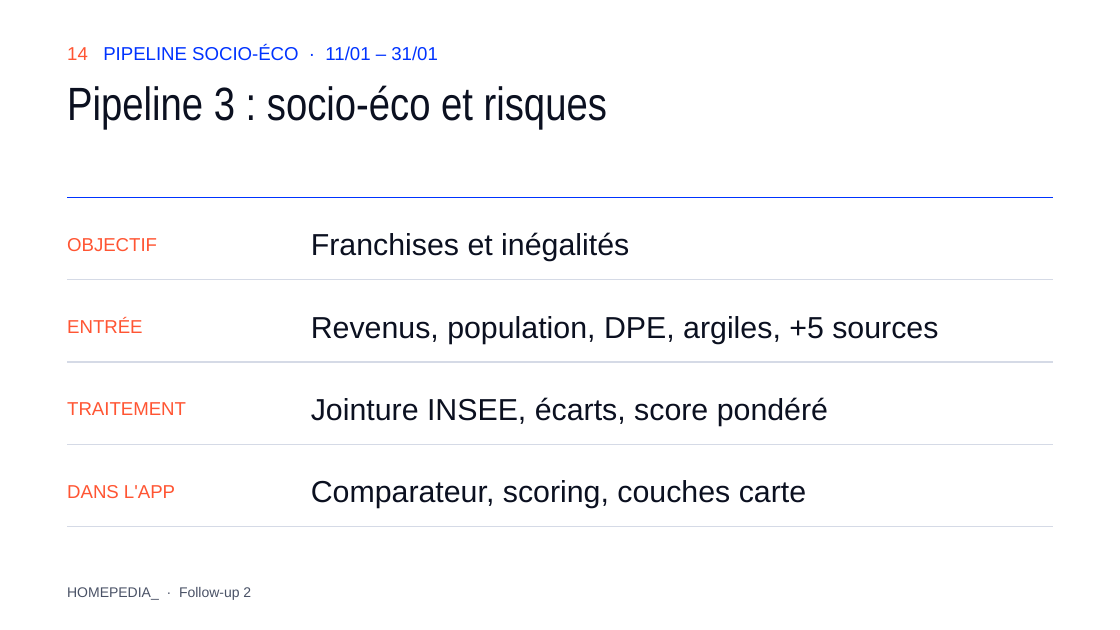
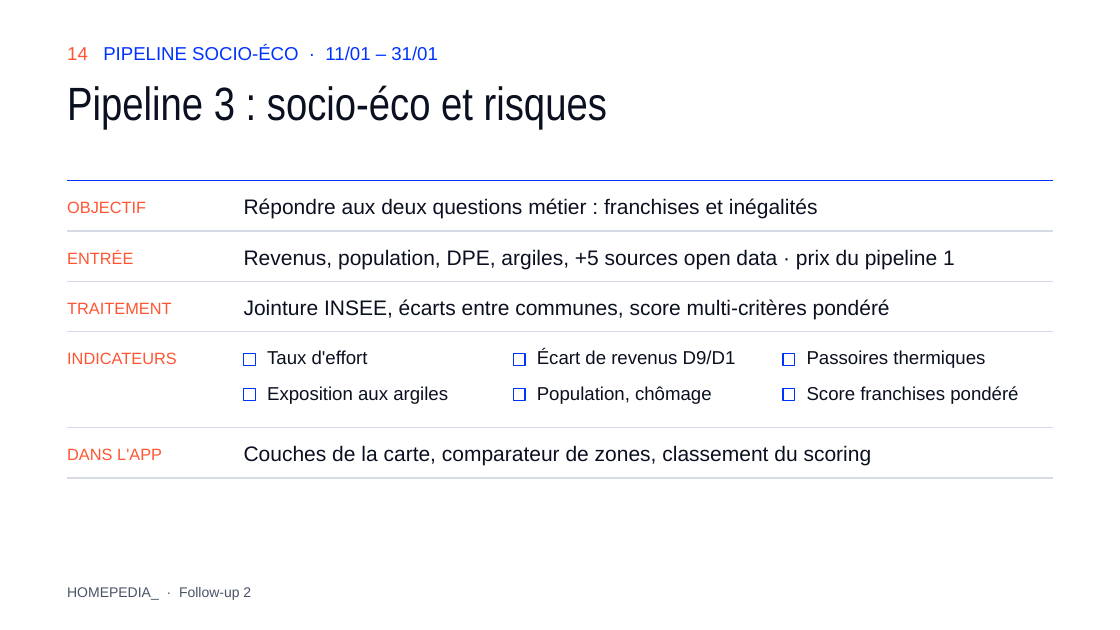
Before and after one commit to NicolasThao/T-DAT-901-Homepedia, a slide deck: slide 14 of docs/followup2/Homepedia_Follow-up_2.pptx. Drawn at 1120x630 pixels with LibreOffice and Linux fonts; fonts in the diff are those of the drawing. Boxes give left, top, right and bottom in pixels: in the first picture for what was removed or moved away, otherwise in the second. Text is boxed around its words. In the diff, an @@ line names an element or a change of style, - is before the commit and + after.

Commit message:
docs(followup2): fiches pipelines enrichies des indicateurs prevus (prix, texte, socio-eco)

```diff
--- a/docs/followup2/Homepedia_Follow-up_2.pptx
+++ b/docs/followup2/Homepedia_Follow-up_2.pptx
@@ text "OBJECTIF": place and size @@
-text "OBJECTIF" at (67, 238, 157, 251)
+text "OBJECTIF" at (67, 201, 146, 213)
@@ line moved from (67, 197) - (1053, 197) to (67, 181) - (1053, 181) @@
@@ text at (244, 198, 818, 219): text changed; size 26 to 18 pt @@
-Franchises et inégalités
+Répondre aux deux questions métier : franchises et inégalités
@@ line moved from (67, 280) - (1053, 280) to (67, 231) - (1053, 231) @@
@@ text "ENTRÉE": place and size @@
-text "ENTRÉE" at (67, 320, 142, 333)
+text "ENTRÉE" at (67, 250, 133, 264)
@@ text at (244, 249, 955, 269): text changed; size 26 to 18 pt @@
-Revenus, population, DPE, argiles, +5 sources
+Revenus, population, DPE, argiles, +5 sources open data · prix du pipeline 1
@@ text "TRAITEMENT": place and size @@
-text "TRAITEMENT" at (67, 402, 186, 415)
+text "TRAITEMENT" at (67, 302, 171, 314)
@@ line moved from (67, 362) - (1053, 362) to (67, 281) - (1053, 281) @@
@@ text at (244, 299, 890, 319): text changed; size 26 to 18 pt @@
-Jointure INSEE, écarts, score pondéré
+Jointure INSEE, écarts entre communes, score multi-critères pondéré
@@ line moved from (67, 444) - (1053, 444) to (67, 332) - (1053, 332) @@
@@ text added at (67, 352, 177, 364), 14 pt, text #FF5533 @@
+INDICATEURS
@@ rectangle added at (244, 354, 255, 365), outline #0033FF 1 pt @@
@@ text added at (267, 350, 368, 365), 16 pt, text #0B1020 @@
+Taux d'effort
@@ rectangle added at (513, 354, 525, 365), outline #0033FF 1 pt @@
@@ text added at (537, 350, 736, 365), 16 pt, text #0B1020 @@
+Écart de revenus D9/D1
@@ rectangle added at (783, 354, 795, 365), outline #0033FF 1 pt @@
@@ text added at (807, 350, 985, 368), 16 pt, text #0B1020 @@
+Passoires thermiques
@@ rectangle added at (244, 389, 255, 401), outline #0033FF 1 pt @@
@@ text added at (267, 386, 448, 404), 16 pt, text #0B1020 @@
+Exposition aux argiles
@@ rectangle added at (513, 389, 525, 401), outline #0033FF 1 pt @@
@@ text added at (537, 386, 712, 404), 16 pt, text #0B1020 @@
+Population, chômage
@@ rectangle added at (783, 389, 795, 401), outline #0033FF 1 pt @@
@@ text added at (807, 386, 1018, 404), 16 pt, text #0B1020 @@
+Score franchises pondéré
@@ size 16 to 14 pt in 4 elements at (67, 201, 146, 213), (67, 250, 133, 264), (67, 302, 171, 314), (67, 448, 162, 460) @@
@@ text "DANS L'APP": place and size @@
-text "DANS L'APP" at (67, 485, 175, 498)
+text "DANS L'APP" at (67, 448, 162, 460)
@@ line added from (67, 428) to (1053, 428), #D5DAE6 1 pt @@
@@ text added at (244, 445, 872, 466), 18 pt, text #0B1020 @@
+Couches de la carte, comparateur de zones, classement du scoring
@@ line moved from (67, 527) - (1053, 527) to (67, 478) - (1053, 478) @@
@@ text removed at (311, 480, 806, 508) @@
-Comparateur, scoring, couches carte
```
Also in this commit, not shown: 2 other slides changed, 7 other files.
